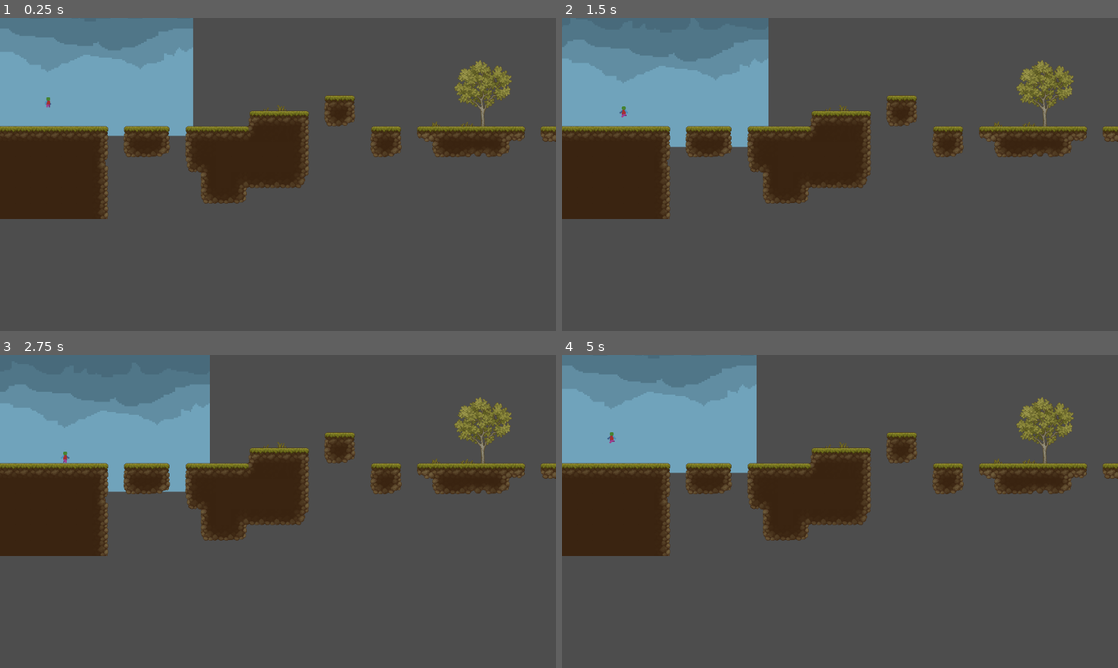
Above: before the commit, frames 1-4 (two rows, left to right).
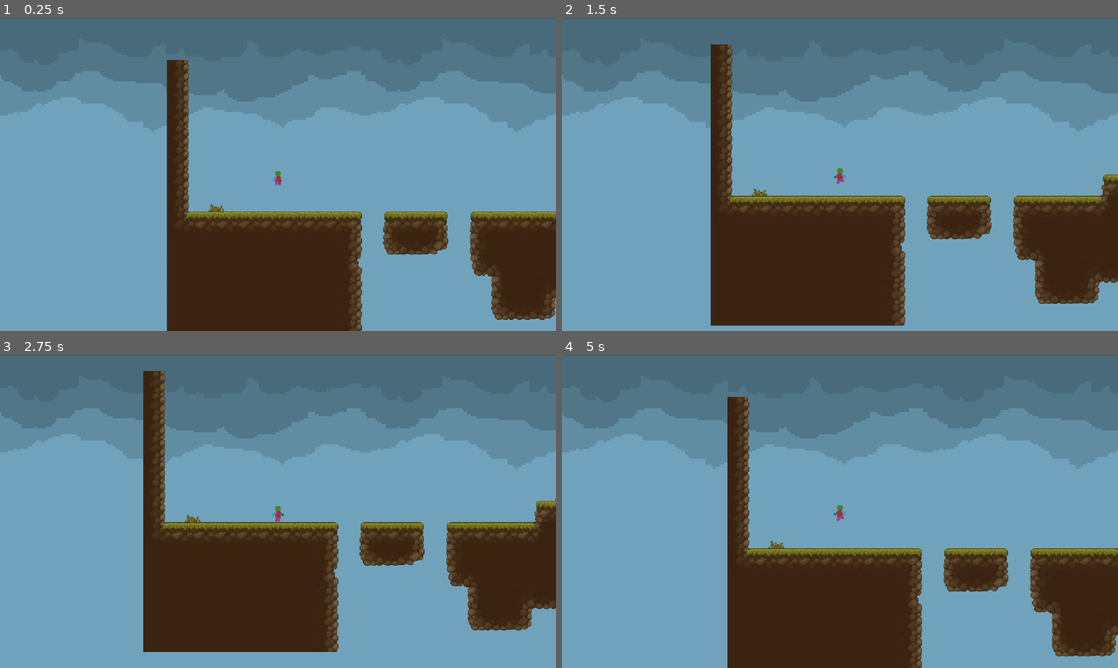
Above: after the commit, the same moments.

Repository: Evangelische-Zinzendorfschulen-Herrnhut/Platformer10-2
Game: Godot game, scene res://level/level.tscn
Same seed, same stepped clock (60 frames per second), same inputs: the game is played once before the commit and once after it.
Inputs:
- Up to frame 1 (0.25 s): no input
- Up to frame 2 (1.5 s): hold D (right) 0.53-1.28 s; tap Space (jump) at 0.77 s; hold A (left) from 1.28 s (still down)
- Up to frame 3 (2.75 s): tap Space (jump) at 1.52 s; release A (left) at 2.03 s; hold D (right) from 2.03 s (still down)
- Up to frame 4 (5 s): tap Space (jump) at 3.02, 3.77, 4.52 s; release D (right) at 3.53 s; hold A (left) from 3.53 s (still down)

The runs differ from the first frame. In frame 1, 96% of the frame differs, in the area x 0-100%, y 0-100%; in frame 2, 94%; in frame 3, 92%; in frame 4, 96%.

Commit message:
Info 08.05.26
TileSet-Kollision erweitert,
Kamera2D hinzugefügt,
Background angepasst

Diff:
--- a/level/level.tscn
+++ b/level/level.tscn
@@ -1,186 +1,10 @@
-[gd_scene load_steps=9 format=4 uid="uid://2vvep7bqnr1r"]
+[gd_scene load_steps=8 format=4 uid="uid://2vvep7bqnr1r"]
 
-[ext_resource type="Texture2D" uid="uid://bbpvdtyehcu5c" path="res://assets/Pixel Art Platformer - Village Props v2.3.0/Texture/TX Tileset Ground.png" id="1_5gx2l"]
 [ext_resource type="PackedScene" uid="uid://dwm841xtadpl5" path="res://player/player.tscn" id="1_7lnir"]
+[ext_resource type="TileSet" uid="uid://mb4it02rny2y" path="res://level/tileset_ground.tres" id="1_vkbyq"]
 [ext_resource type="Texture2D" uid="uid://b1dcjmsap6ghs" path="res://assets/Pixel Art Platformer - Village Props v2.3.0/Texture/TX Village Props.png" id="2_vkbyq"]
-[ext_resource type="Texture2D" uid="uid://bp4cdrp4jkbw6" path="res://assets/background/pixil-frame-0 (86).png" id="3_qohg2"]
-
-[sub_resource type="TileSetAtlasSource" id="TileSetAtlasSource_qohg2"]
-texture = ExtResource("1_5gx2l")
-texture_region_size = Vector2i(32, 32)
-0:0/0 = 0
-0:0/0/physics_layer_0/polygon_0/points = PackedVector2Array(-16, -16, 16, -16, 16, 16, -16, 16)
-1:0/0 = 0
-1:0/0/physics_layer_0/polygon_0/points = PackedVector2Array(-16, -16, 16, -16, 16, 16, -16, 16)
-2:0/0 = 0
-2:0/0/physics_layer_0/polygon_0/points = PackedVector2Array(-16, -16, 16, -16, 16, 16, -16, 16)
-4:0/0 = 0
-4:0/0/physics_layer_0/polygon_0/points = PackedVector2Array(-16, -16, 16, -16, 16, 16, -16, 16)
-5:0/0 = 0
-5:0/0/physics_layer_0/polygon_0/points = PackedVector2Array(-16, -16, 13.714287, -16, 13.714287, 16, -16, 16)
-7:0/0 = 0
-7:0/0/physics_layer_0/polygon_0/points = PackedVector2Array(-16, -16, 16, -16, 16, 16, -16, 16)
-9:0/0 = 0
-9:0/0/physics_layer_0/polygon_0/points = PackedVector2Array(-16, -16, 16, -16, 16, 16, -16, 16)
-10:0/0 = 0
-10:0/0/physics_layer_0/polygon_0/points = PackedVector2Array(-16, -16, 13.714287, -16, 13.714287, 16, -16, 16)
-12:0/0 = 0
-12:0/0/physics_layer_0/polygon_0/points = PackedVector2Array(-4.5714283, -16, 16, -16, 16, 16, -9.142857, 16)
-13:0/0 = 0
-13:0/0/physics_layer_0/polygon_0/points = PackedVector2Array(-16, -16, 11.428574, -16, 11.428574, 16, -16, 16)
-0:1/0 = 0
-0:1/0/physics_layer_0/polygon_0/points = PackedVector2Array(-16, -16, 16, -16, 16, 16, -16, 16)
-1:1/0 = 0
-1:1/0/physics_layer_0/polygon_0/points = PackedVector2Array(-16, -16, 16, -16, 16, 16, -16, 16)
-2:1/0 = 0
-2:1/0/physics_layer_0/polygon_0/points = PackedVector2Array(-16, -16, 16, -16, 16, 16, -16, 16)
-4:1/0 = 0
-4:1/0/physics_layer_0/polygon_0/points = PackedVector2Array(-16, -16, 16, -16, 16, 16, -6.8571424, 16, -16, 4.57143)
-5:1/0 = 0
-5:1/0/physics_layer_0/polygon_0/points = PackedVector2Array(-16, -16, 16, -16, 16, 6.8571434, -16, 16)
-7:1/0 = 0
-7:1/0/physics_layer_0/polygon_0/points = PackedVector2Array(-16, -16, 16, -16, 16, 16, -16, 16)
-12:1/0 = 0
-13:1/0 = 0
-13:1/0/physics_layer_0/polygon_0/points = PackedVector2Array(-16, -16, 11.428574, -16, 2.285715, 16, -16, 16)
-0:2/0 = 0
-0:2/0/physics_layer_0/polygon_0/points = PackedVector2Array(-16, -16, 16, -16, 16, 16, -16, 16)
-1:2/0 = 0
-1:2/0/physics_layer_0/polygon_0/points = PackedVector2Array(-16, -16, 16, -16, 16, 16, -16, 16)
-2:2/0 = 0
-2:2/0/physics_layer_0/polygon_0/points = PackedVector2Array(-16, -16, 16, -16, 16, 16, -16, 16)
-4:3/0 = 0
-4:3/0/physics_layer_0/polygon_0/points = PackedVector2Array(-16, -16, 16, -16, 16, 16, -16, 16)
-6:3/0 = 0
-7:3/0 = 0
-8:3/0 = 0
-9:3/0 = 0
-10:3/0 = 0
-13:3/0 = 0
-14:3/0 = 0
-15:3/0 = 0
-0:4/0 = 0
-0:4/0/physics_layer_0/polygon_0/points = PackedVector2Array(-16, -16, 16, -16, 16, 16, -16, 16)
-1:4/0 = 0
-1:4/0/physics_layer_0/polygon_0/points = PackedVector2Array(-16, -16, 16, -16, 16, 16, -16, 16)
-2:4/0 = 0
-2:4/0/physics_layer_0/polygon_0/points = PackedVector2Array(-16, -16, 16, -16, 16, 16, -16, 16)
-8:4/0 = 0
-10:4/0 = 0
-11:4/0 = 0
-15:4/0 = 0
-2:5/0 = 0
-2:5/0/physics_layer_0/polygon_0/points = PackedVector2Array(-16, -16, 16, -16, 16, 16, -16, 16)
-4:5/0 = 0
-6:5/0 = 0
-6:5/0/physics_layer_0/polygon_0/points = PackedVector2Array(-9.142857, -16, 16, -16, 16, 16, -13.714286, 16)
-8:5/0 = 0
-9:5/0 = 0
-10:5/0 = 0
-11:5/0 = 0
-13:5/0 = 0
-14:5/0 = 0
-15:5/0 = 0
-0:6/0 = 0
-0:6/0/physics_layer_0/polygon_0/points = PackedVector2Array(-16, -16, 16, -16, 16, 16, -16, 16)
-1:6/0 = 0
-1:6/0/physics_layer_0/polygon_0/points = PackedVector2Array(-16, -16, 16, -16, 16, 16, -16, 16)
-2:6/0 = 0
-2:6/0/physics_layer_0/polygon_0/points = PackedVector2Array(-16, -16, 16, -16, 16, 16, -16, 16)
-4:6/0 = 0
-6:6/0 = 0
-10:6/0 = 0
-12:6/0 = 0
-15:6/0 = 0
-4:7/0 = 0
-5:7/0 = 0
-6:7/0 = 0
-7:7/0 = 0
-8:7/0 = 0
-10:7/0 = 0
-11:7/0 = 0
-13:7/0 = 0
-14:7/0 = 0
-15:7/0 = 0
-0:8/0 = 0
-2:8/0 = 0
-4:8/0 = 0
-6:8/0 = 0
-8:8/0 = 0
-13:8/0 = 0
-15:8/0 = 0
-0:9/0 = 0
-4:9/0 = 0
-5:9/0 = 0
-6:9/0 = 0
-7:9/0 = 0
-8:9/0 = 0
-9:9/0 = 0
-10:9/0 = 0
-11:9/0 = 0
-12:9/0 = 0
-13:9/0 = 0
-14:9/0 = 0
-15:9/0 = 0
-0:10/0 = 0
-4:10/0 = 0
-11:10/0 = 0
-13:10/0 = 0
-15:10/0 = 0
-4:11/0 = 0
-8:11/0 = 0
-8:11/0/physics_layer_0/polygon_0/points = PackedVector2Array(-16, -16, 16, -16, 16, 16, -16, 16)
-10:11/0 = 0
-11:11/0 = 0
-13:11/0 = 0
-15:11/0 = 0
-0:12/0 = 0
-1:12/0 = 0
-2:12/0 = 0
-4:12/0 = 0
-8:12/0 = 0
-10:12/0 = 0
-13:12/0 = 0
-4:13/0 = 0
-6:13/0 = 0
-6:13/0/physics_layer_0/polygon_0/points = PackedVector2Array(-16, -16, 16, -16, 16, 16, -16, 16)
-8:13/0 = 0
-9:13/0 = 0
-10:13/0 = 0
-11:13/0 = 0
-12:13/0 = 0
-13:13/0 = 0
-14:13/0 = 0
-15:13/0 = 0
-0:14/0 = 0
-1:14/0 = 0
-2:14/0 = 0
-4:14/0 = 0
-6:14/0 = 0
-6:14/0/physics_layer_0/polygon_0/points = PackedVector2Array(-16, -16, 16, -16, 16, 16, -16, 16)
-10:14/0 = 0
-4:15/0 = 0
-5:15/0 = 0
-6:15/0 = 0
-7:15/0 = 0
-8:15/0 = 0
-9:15/0 = 0
-10:15/0 = 0
-11:15/0 = 0
-13:15/0 = 0
-13:15/0/physics_layer_0/polygon_0/points = PackedVector2Array(-13.714286, -16, 16, -16, 16, 16, -11.428572, 13.714287)
-14:15/0 = 0
-14:15/0/physics_layer_0/polygon_0/points = PackedVector2Array(-16, -16, 16, -16, 16, 16, -16, 16)
-15:15/0 = 0
-15:15/0/physics_layer_0/polygon_0/points = PackedVector2Array(-16, -16, 16, -16, 13.714287, 4.57143, 2.285715, 16, -16, 16)
-12:4/0 = 0
-0:5/0 = 0
-0:5/0/physics_layer_0/polygon_0/points = PackedVector2Array(-16, -16, 16, -16, 16, 16, -16, 16)
-
-[sub_resource type="TileSet" id="TileSet_7lnir"]
-tile_size = Vector2i(32, 32)
-physics_layer_0/collision_layer = 1
-sources/0 = SubResource("TileSetAtlasSource_qohg2")
+[ext_resource type="Texture2D" uid="uid://dfx1scct0eklx" path="res://assets/background/pixil-frame-0 (86)_edited.png" id="4_ktfr2"]
+[ext_resource type="Texture2D" uid="uid://b4qdlerwib3wl" path="res://assets/background/texture_white.png" id="5_44x8d"]
 
 [sub_resource type="TileSetAtlasSource" id="TileSetAtlasSource_ktfr2"]
 texture = ExtResource("2_vkbyq")
@@ -756,10 +580,6 @@
 57:23/0 = 0
 58:23/0 = 0
 59:23/0 = 0
-1:24/size_in_atlas = Vector2i(3, 2)
-1:24/0 = 0
-6:24/size_in_atlas = Vector2i(3, 2)
-6:24/0 = 0
 24:24/0 = 0
 25:24/0 = 0
 26:24/0 = 0
@@ -1028,8 +848,6 @@
 13:36/0 = 0
 15:36/0 = 0
 18:36/0 = 0
-22:36/size_in_atlas = Vector2i(4, 2)
-22:36/0 = 0
 56:36/0 = 0
 57:36/0 = 0
 2:37/0 = 0
@@ -1382,8 +1200,14 @@
 36:35/0 = 0
 10:24/size_in_atlas = Vector2i(6, 2)
 10:24/0 = 0
-4:24/size_in_atlas = Vector2i(2, 2)
-4:24/0 = 0
+22:35/size_in_atlas = Vector2i(4, 3)
+22:35/0 = 0
+4:23/size_in_atlas = Vector2i(2, 3)
+4:23/0 = 0
+6:23/size_in_atlas = Vector2i(3, 3)
+6:23/0 = 0
+1:23/size_in_atlas = Vector2i(3, 3)
+1:23/0 = 0
 
 [sub_resource type="TileSet" id="TileSet_44x8d"]
 sources/0 = SubResource("TileSetAtlasSource_ktfr2")
@@ -1392,16 +1216,30 @@
 
 [node name="TileMap_Ground" type="TileMapLayer" parent="."]
 tile_map_data = PackedByteArray("AAAAAAcAAAABAAAAAAABAAcAAAABAAAAAAACAAcAAAABAAAAAAADAAcAAAABAAAAAAD//wcAAAABAAYAAAAFAA …(2608 unchanged characters)…
-tile_set = SubResource("TileSet_7lnir")
+tile_set = ExtResource("1_vkbyq")
 
 [node name="TileMap_Plants" type="TileMapLayer" parent="."]
-tile_map_data = PackedByteArray("AAA+AAkAAAArAB0AAAA4AA0AAAAYAB0AAAA8AA0AAAAaACEAAAAkAAsAAAAYAB8AAAAiAAsAAAAcAB0AAAA=")
+tile_map_data = PackedByteArray("AAA+AAkAAAArAB0AAAA4AA0AAAAYAB0AAAA8AA0AAAAaACEAAAAkAAsAAAAYAB8AAAAiAAsAAAAcAB0AAAAAAA0AAAAaAB0AAABWAAwAAAAWACMAAAA=")
 tile_set = SubResource("TileSet_44x8d")
 
 [node name="Player" parent="." instance=ExtResource("1_7lnir")]
 position = Vector2(100, 153)
 
-[node name="PixilFrame0(86)" type="Sprite2D" parent="Player"]
+[node name="Background_Sky" type="Sprite2D" parent="Player"]
 z_index = -1
-position = Vector2(0, -75)
-texture = ExtResource("3_qohg2")
+texture_repeat = 2
+position = Vector2(16, -81)
+texture = ExtResource("4_ktfr2")
+region_enabled = true
+region_rect = Rect2(0, 0, 1000, 300)
+
+[node name="Background_2" type="Sprite2D" parent="Player"]
+modulate = Color(0.4392157, 0.6392157, 0.73333335, 1)
+z_index = -1
+position = Vector2(16, 219)
+texture = ExtResource("5_44x8d")
+region_enabled = true
+region_rect = Rect2(0, 0, 1000, 300)
+
+[node name="Camera2D" type="Camera2D" parent="Player"]
+zoom = Vector2(1.4, 1.4)
--- /dev/null
+++ b/level/tileset_ground.tres
@@ -0,0 +1,276 @@
+[gd_resource type="TileSet" load_steps=3 format=3 uid="uid://mb4it02rny2y"]
+
+[ext_resource type="Texture2D" uid="uid://bbpvdtyehcu5c" path="res://assets/Pixel Art Platformer - Village Props v2.3.0/Texture/TX Tileset Ground.png" id="1_yw8c2"]
+
+[sub_resource type="TileSetAtlasSource" id="TileSetAtlasSource_qohg2"]
+texture = ExtResource("1_yw8c2")
+texture_region_size = Vector2i(32, 32)
+0:0/0 = 0
+0:0/0/physics_layer_0/polygon_0/points = PackedVector2Array(-16, -16, 16, -16, 16, 16, -16, 16)
+1:0/0 = 0
+1:0/0/physics_layer_0/polygon_0/points = PackedVector2Array(-16, -16, 16, -16, 16, 16, -16, 16)
+2:0/0 = 0
+2:0/0/physics_layer_0/polygon_0/points = PackedVector2Array(-16, -16, 16, -16, 16, 16, -16, 16)
+4:0/0 = 0
+4:0/0/physics_layer_0/polygon_0/points = PackedVector2Array(-16, -16, 16, -16, 16, 16, -16, 16)
+5:0/0 = 0
+5:0/0/physics_layer_0/polygon_0/points = PackedVector2Array(-16, -16, 13.714287, -16, 13.714287, 16, -16, 16)
+7:0/0 = 0
+7:0/0/physics_layer_0/polygon_0/points = PackedVector2Array(-16, -16, 16, -16, 16, 16, -16, 16)
+9:0/0 = 0
+9:0/0/physics_layer_0/polygon_0/points = PackedVector2Array(-16, -16, 16, -16, 16, 16, -16, 16)
+10:0/0 = 0
+10:0/0/physics_layer_0/polygon_0/points = PackedVector2Array(-16, -16, 13.714287, -16, 13.714287, 16, -16, 16)
+12:0/0 = 0
+12:0/0/physics_layer_0/polygon_0/points = PackedVector2Array(-4.5714283, -16, 16, -16, 16, 16, -9.142857, 16)
+13:0/0 = 0
+13:0/0/physics_layer_0/polygon_0/points = PackedVector2Array(-16, -16, 11.428574, -16, 11.428574, 16, -16, 16)
+0:1/0 = 0
+0:1/0/physics_layer_0/polygon_0/points = PackedVector2Array(-16, -16, 16, -16, 16, 16, -16, 16)
+1:1/0 = 0
+1:1/0/physics_layer_0/polygon_0/points = PackedVector2Array(-16, -16, 16, -16, 16, 16, -16, 16)
+2:1/0 = 0
+2:1/0/physics_layer_0/polygon_0/points = PackedVector2Array(-16, -16, 16, -16, 16, 16, -16, 16)
+4:1/0 = 0
+4:1/0/physics_layer_0/polygon_0/points = PackedVector2Array(-16, -16, 16, -16, 16, 16, -6.8571424, 16, -16, 4.57143)
+5:1/0 = 0
+5:1/0/physics_layer_0/polygon_0/points = PackedVector2Array(-16, -16, 16, -16, 16, 6.8571434, -16, 16)
+7:1/0 = 0
+7:1/0/physics_layer_0/polygon_0/points = PackedVector2Array(-16, -16, 16, -16, 16, 16, -16, 16)
+12:1/0 = 0
+12:1/0/physics_layer_0/polygon_0/points = PackedVector2Array(-16, -16, 16, -16, 16, 16, -16, 16)
+13:1/0 = 0
+13:1/0/physics_layer_0/polygon_0/points = PackedVector2Array(-16, -16, 11.428574, -16, 2.285715, 16, -16, 16)
+0:2/0 = 0
+0:2/0/physics_layer_0/polygon_0/points = PackedVector2Array(-16, -16, 16, -16, 16, 16, -16, 16)
+1:2/0 = 0
+1:2/0/physics_layer_0/polygon_0/points = PackedVector2Array(-16, -16, 16, -16, 16, 16, -16, 16)
+2:2/0 = 0
+2:2/0/physics_layer_0/polygon_0/points = PackedVector2Array(-16, -16, 16, -16, 16, 16, -16, 16)
+4:3/0 = 0
+4:3/0/physics_layer_0/polygon_0/points = PackedVector2Array(-16, -16, 16, -16, 16, 16, -16, 16)
+6:3/0 = 0
+6:3/0/physics_layer_0/polygon_0/points = PackedVector2Array(-16, -16, 16, -16, 16, 16, -16, 16)
+7:3/0 = 0
+7:3/0/physics_layer_0/polygon_0/points = PackedVector2Array(-16, -16, 16, -16, 16, 16, -16, 16)
+8:3/0 = 0
+8:3/0/physics_layer_0/polygon_0/points = PackedVector2Array(-16, -16, 16, -16, 16, 16, -16, 16)
+9:3/0 = 0
+9:3/0/physics_layer_0/polygon_0/points = PackedVector2Array(-16, -16, 16, -16, 16, 16, -16, 16)
+10:3/0 = 0
+10:3/0/physics_layer_0/polygon_0/points = PackedVector2Array(-16, -16, 16, -16, 16, 16, -16, 16)
+13:3/0 = 0
+13:3/0/physics_layer_0/polygon_0/points = PackedVector2Array(-16, -16, 16, -16, 16, 16, -16, 16)
+14:3/0 = 0
+14:3/0/physics_layer_0/polygon_0/points = PackedVector2Array(-16, -16, 16, -16, 16, 16, -16, 16)
+15:3/0 = 0
+15:3/0/physics_layer_0/polygon_0/points = PackedVector2Array(-16, -16, 16, -16, 16, 16, -16, 16)
+0:4/0 = 0
+0:4/0/physics_layer_0/polygon_0/points = PackedVector2Array(-16, -16, 16, -16, 16, 16, -16, 16)
+1:4/0 = 0
+1:4/0/physics_layer_0/polygon_0/points = PackedVector2Array(-16, -16, 16, -16, 16, 16, -16, 16)
+2:4/0 = 0
+2:4/0/physics_layer_0/polygon_0/points = PackedVector2Array(-16, -16, 16, -16, 16, 16, -16, 16)
+8:4/0 = 0
+8:4/0/physics_layer_0/polygon_0/points = PackedVector2Array(-16, -16, 16, -16, 16, 16, -16, 16)
+10:4/0 = 0
+10:4/0/physics_layer_0/polygon_0/points = PackedVector2Array(-16, -16, 16, -16, 16, 16, -16, 16)
+11:4/0 = 0
+11:4/0/physics_layer_0/polygon_0/points = PackedVector2Array(-16, -16, 16, -16, 16, 16, -16, 16)
+15:4/0 = 0
+15:4/0/physics_layer_0/polygon_0/points = PackedVector2Array(-16, -16, 16, -16, 16, 16, -16, 16)
+2:5/0 = 0
+2:5/0/physics_layer_0/polygon_0/points = PackedVector2Array(-16, -16, 16, -16, 16, 16, -16, 16)
+4:5/0 = 0
+4:5/0/physics_layer_0/polygon_0/points = PackedVector2Array(-16, -16, 16, -16, 16, 16, -16, 16)
+6:5/0 = 0
+6:5/0/physics_layer_0/polygon_0/points = PackedVector2Array(-9.142857, -16, 16, -16, 16, 16, -13.714286, 16)
+8:5/0 = 0
+8:5/0/physics_layer_0/polygon_0/points = PackedVector2Array(-16, -16, 16, -16, 16, 16, -16, 16)
+9:5/0 = 0
+9:5/0/physics_layer_0/polygon_0/points = PackedVector2Array(-16, -16, 16, -16, 16, 16, -16, 16)
+10:5/0 = 0
+10:5/0/physics_layer_0/polygon_0/points = PackedVector2Array(-16, -16, 16, -16, 16, 16, -16, 16)
+11:5/0 = 0
+11:5/0/physics_layer_0/polygon_0/points = PackedVector2Array(-16, -16, 16, -16, 16, 16, -16, 16)
+13:5/0 = 0
+13:5/0/physics_layer_0/polygon_0/points = PackedVector2Array(-16, -16, 16, -16, 16, 16, -16, 16)
+14:5/0 = 0
+14:5/0/physics_layer_0/polygon_0/points = PackedVector2Array(-16, -16, 16, -16, 16, 16, -16, 16)
+15:5/0 = 0
+15:5/0/physics_layer_0/polygon_0/points = PackedVector2Array(-16, -16, 16, -16, 16, 16, -16, 16)
+0:6/0 = 0
+0:6/0/physics_layer_0/polygon_0/points = PackedVector2Array(-16, -16, 16, -16, 16, 16, -16, 16)
+1:6/0 = 0
+1:6/0/physics_layer_0/polygon_0/points = PackedVector2Array(-16, -16, 16, -16, 16, 16, -16, 16)
+2:6/0 = 0
+2:6/0/physics_layer_0/polygon_0/points = PackedVector2Array(-16, -16, 16, -16, 16, 16, -16, 16)
+4:6/0 = 0
+4:6/0/physics_layer_0/polygon_0/points = PackedVector2Array(-16, -16, 16, -16, 16, 16, -16, 16)
+6:6/0 = 0
+6:6/0/physics_layer_0/polygon_0/points = PackedVector2Array(-16, -16, 16, -16, 16, 16, -16, 16)
+10:6/0 = 0
+10:6/0/physics_layer_0/polygon_0/points = PackedVector2Array(-16, -16, 16, -16, 16, 16, -16, 16)
+12:6/0 = 0
+12:6/0/physics_layer_0/polygon_0/points = PackedVector2Array(-16, -16, 16, -16, 16, 16, -16, 16)
+15:6/0 = 0
+15:6/0/physics_layer_0/polygon_0/points = PackedVector2Array(-16, -16, 16, -16, 16, 16, -16, 16)
+4:7/0 = 0
+4:7/0/physics_layer_0/polygon_0/points = PackedVector2Array(-16, -16, 16, -16, 16, 16, -16, 16)
+5:7/0 = 0
+5:7/0/physics_layer_0/polygon_0/points = PackedVector2Array(-16, -16, 16, -16, 16, 16, -16, 16)
+6:7/0 = 0
+6:7/0/physics_layer_0/polygon_0/points = PackedVector2Array(-16, -16, 16, -16, 16, 16, -16, 16)
+7:7/0 = 0
+7:7/0/physics_layer_0/polygon_0/points = PackedVector2Array(-16, -16, 16, -16, 16, 16, -16, 16)
+8:7/0 = 0
+8:7/0/physics_layer_0/polygon_0/points = PackedVector2Array(-16, -16, 16, -16, 16, 16, -16, 16)
+10:7/0 = 0
+10:7/0/physics_layer_0/polygon_0/points = PackedVector2Array(-16, -16, 16, -16, 16, 16, -16, 16)
+11:7/0 = 0
+11:7/0/physics_layer_0/polygon_0/points = PackedVector2Array(-16, -16, 16, -16, 16, 16, -16, 16)
+13:7/0 = 0
+13:7/0/physics_layer_0/polygon_0/points = PackedVector2Array(-16, -16, 16, -16, 16, 16, -16, 16)
+14:7/0 = 0
+14:7/0/physics_layer_0/polygon_0/points = PackedVector2Array(-16, -16, 16, -16, 16, 16, -16, 16)
+15:7/0 = 0
+15:7/0/physics_layer_0/polygon_0/points = PackedVector2Array(-16, -16, 16, -16, 16, 16, -16, 16)
+0:8/0 = 0
+0:8/0/physics_layer_0/polygon_0/points = PackedVector2Array(-16, -16, 16, -16, 16, 16, -16, 16)
+2:8/0 = 0
+2:8/0/physics_layer_0/polygon_0/points = PackedVector2Array(-16, -16, 16, -16, 16, 16, -16, 16)
+4:8/0 = 0
+4:8/0/physics_layer_0/polygon_0/points = PackedVector2Array(-16, -16, 16, -16, 16, 16, -16, 16)
+6:8/0 = 0
+6:8/0/physics_layer_0/polygon_0/points = PackedVector2Array(-16, -16, 16, -16, 16, 16, -16, 16)
+8:8/0 = 0
+8:8/0/physics_layer_0/polygon_0/points = PackedVector2Array(-16, -16, 16, -16, 16, 16, -16, 16)
+13:8/0 = 0
+13:8/0/physics_layer_0/polygon_0/points = PackedVector2Array(-16, -16, 16, -16, 16, 16, -16, 16)
+15:8/0 = 0
+15:8/0/physics_layer_0/polygon_0/points = PackedVector2Array(-16, -16, 16, -16, 16, 16, -16, 16)
+0:9/0 = 0
+0:9/0/physics_layer_0/polygon_0/points = PackedVector2Array(-16, -16, 16, -16, 16, 16, -16, 16)
+4:9/0 = 0
+4:9/0/physics_layer_0/polygon_0/points = PackedVector2Array(-16, -16, 16, -16, 16, 16, -16, 16)
+5:9/0 = 0
+5:9/0/physics_layer_0/polygon_0/points = PackedVector2Array(-16, -16, 16, -16, 16, 16, -16, 16)
+6:9/0 = 0
+6:9/0/physics_layer_0/polygon_0/points = PackedVector2Array(-16, -16, 16, -16, 16, 16, -16, 16)
+7:9/0 = 0
+7:9/0/physics_layer_0/polygon_0/points = PackedVector2Array(-16, -16, 16, -16, 16, 16, -16, 16)
+8:9/0 = 0
+8:9/0/physics_layer_0/polygon_0/points = PackedVector2Array(-16, -16, 16, -16, 16, 16, -16, 16)
+9:9/0 = 0
+9:9/0/physics_layer_0/polygon_0/points = PackedVector2Array(-16, -16, 16, -16, 16, 16, -16, 16)
+10:9/0 = 0
+10:9/0/physics_layer_0/polygon_0/points = PackedVector2Array(-16, -16, 16, -16, 16, 16, -16, 16)
+11:9/0 = 0
+11:9/0/physics_layer_0/polygon_0/points = PackedVector2Array(-16, -16, 16, -16, 16, 16, -16, 16)
+12:9/0 = 0
+12:9/0/physics_layer_0/polygon_0/points = PackedVector2Array(-16, -16, 16, -16, 16, 16, -16, 16)
+13:9/0 = 0
+13:9/0/physics_layer_0/polygon_0/points = PackedVector2Array(-16, -16, 16, -16, 16, 16, -16, 16)
+14:9/0 = 0
+14:9/0/physics_layer_0/polygon_0/points = PackedVector2Array(-16, -16, 16, -16, 16, 16, -16, 16)
+15:9/0 = 0
+15:9/0/physics_layer_0/polygon_0/points = PackedVector2Array(-16, -16, 16, -16, 16, 16, -16, 16)
+0:10/0 = 0
+0:10/0/physics_layer_0/polygon_0/points = PackedVector2Array(-16, -16, 16, -16, 16, 16, -16, 16)
+4:10/0 = 0
+4:10/0/physics_layer_0/polygon_0/points = PackedVector2Array(-16, -16, 16, -16, 16, 16, -16, 16)
+11:10/0 = 0
+11:10/0/physics_layer_0/polygon_0/points = PackedVector2Array(-16, -16, 16, -16, 16, 16, -16, 16)
+13:10/0 = 0
+13:10/0/physics_layer_0/polygon_0/points = PackedVector2Array(-16, -16, 16, -16, 16, 16, -16, 16)
+15:10/0 = 0
+15:10/0/physics_layer_0/polygon_0/points = PackedVector2Array(-16, -16, 16, -16, 16, 16, -16, 16)
+4:11/0 = 0
+4:11/0/physics_layer_0/polygon_0/points = PackedVector2Array(-16, -16, 16, -16, 16, 16, -16, 16)
+8:11/0 = 0
+8:11/0/physics_layer_0/polygon_0/points = PackedVector2Array(-16, -16, 16, -16, 16, 16, -16, 16)
+10:11/0 = 0
+10:11/0/physics_layer_0/polygon_0/points = PackedVector2Array(-16, -16, 16, -16, 16, 16, -16, 16)
+11:11/0 = 0
+11:11/0/physics_layer_0/polygon_0/points = PackedVector2Array(-16, -16, 16, -16, 16, 16, -16, 16)
+13:11/0 = 0
+13:11/0/physics_layer_0/polygon_0/points = PackedVector2Array(-16, -16, 16, -16, 16, 16, -16, 16)
+15:11/0 = 0
+15:11/0/physics_layer_0/polygon_0/points = PackedVector2Array(-16, -16, 16, -16, 16, 16, -16, 16)
+0:12/0 = 0
+0:12/0/physics_layer_0/polygon_0/points = PackedVector2Array(-16, -16, 16, -16, 16, 16, -16, 16)
+1:12/0 = 0
+1:12/0/physics_layer_0/polygon_0/points = PackedVector2Array(-16, -16, 16, -16, 16, 16, -16, 16)
+2:12/0 = 0
+2:12/0/physics_layer_0/polygon_0/points = PackedVector2Array(-16, -16, 16, -16, 16, 16, -16, 16)
+4:12/0 = 0
+4:12/0/physics_layer_0/polygon_0/points = PackedVector2Array(-16, -16, 16, -16, 16, 16, -16, 16)
+8:12/0 = 0
+8:12/0/physics_layer_0/polygon_0/points = PackedVector2Array(-16, -16, 16, -16, 16, 16, -16, 16)
+10:12/0 = 0
+10:12/0/physics_layer_0/polygon_0/points = PackedVector2Array(-16, -16, 16, -16, 16, 16, -16, 16)
+13:12/0 = 0
+13:12/0/physics_layer_0/polygon_0/points = PackedVector2Array(-16, -16, 16, -16, 16, 16, -16, 16)
+4:13/0 = 0
+4:13/0/physics_layer_0/polygon_0/points = PackedVector2Array(-16, -16, 16, -16, 16, 16, -16, 16)
+6:13/0 = 0
+6:13/0/physics_layer_0/polygon_0/points = PackedVector2Array(-16, -16, 16, -16, 16, 16, -16, 16)
+8:13/0 = 0
+8:13/0/physics_layer_0/polygon_0/points = PackedVector2Array(-16, -16, 16, -16, 16, 16, -16, 16)
+9:13/0 = 0
+9:13/0/physics_layer_0/polygon_0/points = PackedVector2Array(-16, -16, 16, -16, 16, 16, -16, 16)
+10:13/0 = 0
+10:13/0/physics_layer_0/polygon_0/points = PackedVector2Array(-16, -16, 16, -16, 16, 16, -16, 16)
+11:13/0 = 0
+11:13/0/physics_layer_0/polygon_0/points = PackedVector2Array(-16, -16, 16, -16, 16, 16, -16, 16)
+12:13/0 = 0
+12:13/0/physics_layer_0/polygon_0/points = PackedVector2Array(-16, -16, 16, -16, 16, 16, -16, 16)
+13:13/0 = 0
+13:13/0/physics_layer_0/polygon_0/points = PackedVector2Array(-16, -16, 16, -16, 16, 16, -16, 16)
+14:13/0 = 0
+14:13/0/physics_layer_0/polygon_0/points = PackedVector2Array(-16, -16, 16, -16, 16, 16, -16, 16)
+15:13/0 = 0
+15:13/0/physics_layer_0/polygon_0/points = PackedVector2Array(-16, -16, 16, -16, 16, 16, -16, 16)
+0:14/0 = 0
+0:14/0/physics_layer_0/polygon_0/points = PackedVector2Array(-16, -16, 16, -16, 16, 16, -16, 16)
+1:14/0 = 0
+1:14/0/physics_layer_0/polygon_0/points = PackedVector2Array(-16, -16, 16, -16, 16, 16, -16, 16)
+2:14/0 = 0
+2:14/0/physics_layer_0/polygon_0/points = PackedVector2Array(-16, -16, 16, -16, 16, 16, -16, 16)
+4:14/0 = 0
+4:14/0/physics_layer_0/polygon_0/points = PackedVector2Array(-16, -16, 16, -16, 16, 16, -16, 16)
+6:14/0 = 0
+6:14/0/physics_layer_0/polygon_0/points = PackedVector2Array(-16, -16, 16, -16, 16, 16, -16, 16)
+10:14/0 = 0
+10:14/0/physics_layer_0/polygon_0/points = PackedVector2Array(-16, -16, 16, -16, 16, 16, -16, 16)
+4:15/0 = 0
+4:15/0/physics_layer_0/polygon_0/points = PackedVector2Array(-16, -16, 16, -16, 16, 16, -16, 16)
+5:15/0 = 0
+5:15/0/physics_layer_0/polygon_0/points = PackedVector2Array(-16, -16, 16, -16, 16, 16, -16, 16)
+6:15/0 = 0
+6:15/0/physics_layer_0/polygon_0/points = PackedVector2Array(-16, -16, 16, -16, 16, 16, -16, 16)
+7:15/0 = 0
+7:15/0/physics_layer_0/polygon_0/points = PackedVector2Array(-16, -16, 16, -16, 16, 16, -16, 16)
+8:15/0 = 0
+8:15/0/physics_layer_0/polygon_0/points = PackedVector2Array(-16, -16, 16, -16, 16, 16, -16, 16)
+9:15/0 = 0
+9:15/0/physics_layer_0/polygon_0/points = PackedVector2Array(-16, -16, 16, -16, 16, 16, -16, 16)
+10:15/0 = 0
+10:15/0/physics_layer_0/polygon_0/points = PackedVector2Array(-16, -16, 16, -16, 16, 16, -16, 16)
+11:15/0 = 0
+11:15/0/physics_layer_0/polygon_0/points = PackedVector2Array(-16, -16, 16, -16, 16, 16, -16, 16)
+13:15/0 = 0
+13:15/0/physics_layer_0/polygon_0/points = PackedVector2Array(-13.714286, -16, 16, -16, 16, 16, -11.428572, 13.714287)
+14:15/0 = 0
+14:15/0/physics_layer_0/polygon_0/points = PackedVector2Array(-16, -16, 16, -16, 16, 16, -16, 16)
+15:15/0 = 0
+15:15/0/physics_layer_0/polygon_0/points = PackedVector2Array(-16, -16, 16, -16, 13.714287, 4.57143, 2.285715, 16, -16, 16)
+12:4/0 = 0
+12:4/0/physics_layer_0/polygon_0/points = PackedVector2Array(-16, -16, 16, -16, 16, 16, -16, 16)
+0:5/0 = 0
+0:5/0/physics_layer_0/polygon_0/points = PackedVector2Array(-16, -16, 16, -16, 16, 16, -16, 16)
+
+[resource]
+tile_size = Vector2i(32, 32)
+physics_layer_0/collision_layer = 1
+sources/0 = SubResource("TileSetAtlasSource_qohg2")
Binary file added: assets/background/pixil-frame-0 (86)_edited.png
Not shown, added: assets/background/pixil-frame-0 (86)_edited.png.import
Binary file added: assets/background/texture_white.png
Not shown, added: assets/background/texture_white.png.import
